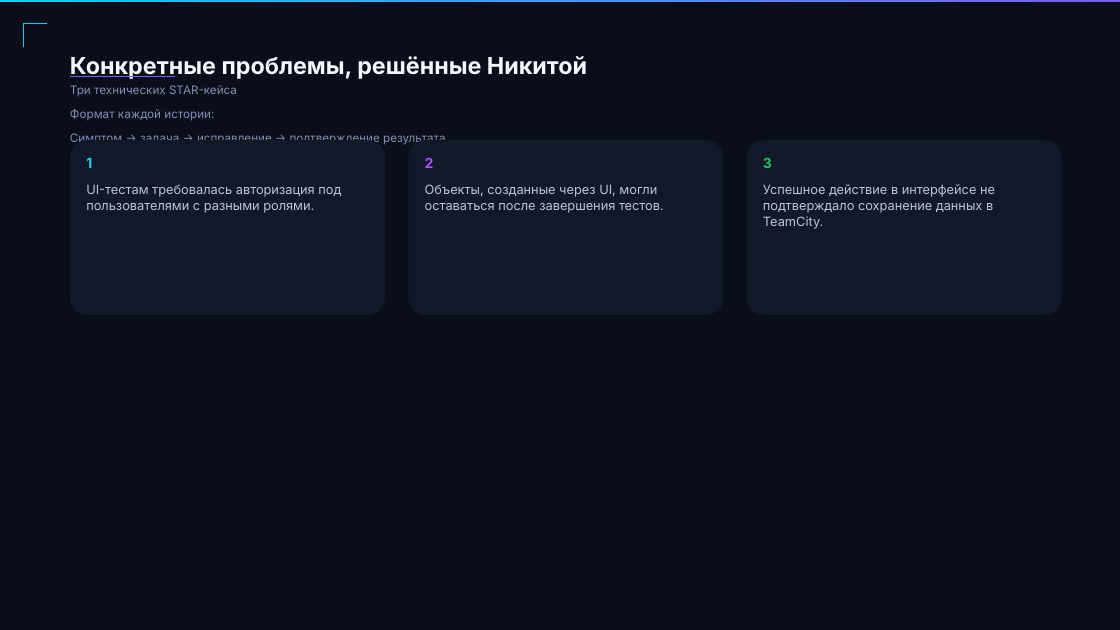
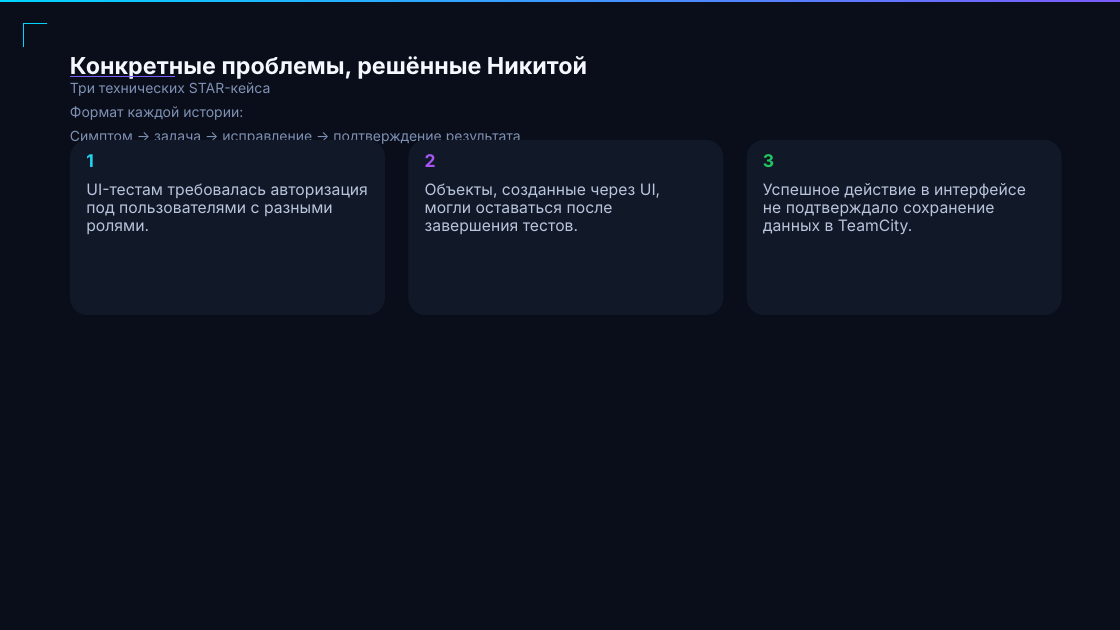
Before and after one commit to get-offer-in-qa-auto/snake-team-5.0, a slide deck: slide 22 of docs/Cyberpunk_QA_Automation_Deck_corrected.pptx. Drawn at 1120x630 pixels with LibreOffice and Linux fonts; fonts in the diff are those of the drawing. Boxes give left, top, right and bottom in pixels: in the first picture for what was removed or moved away, otherwise in the second. Text is boxed around its words. In the diff, an @@ line names an element or a change of style, - is before the commit and + after.

```diff
--- a/docs/Cyberpunk_QA_Automation_Deck_corrected.pptx
+++ b/docs/Cyberpunk_QA_Automation_Deck_corrected.pptx
@@ text "Три технических STAR-кейса" at (70, 82, 521, 141): size 15 to 18 pt @@
@@ size 18 to 22.5 pt in 3 elements at (86, 154, 94, 167), (425, 154, 436, 167), (763, 154, 774, 167) @@
@@ size 16.5 to 20.2 pt; line spacing 1.05 to 0.96 in 3 elements at (86, 183, 368, 234), (425, 183, 660, 234), (763, 183, 1026, 234) @@
```
Also in this commit, not shown: 31 other slides changed.
